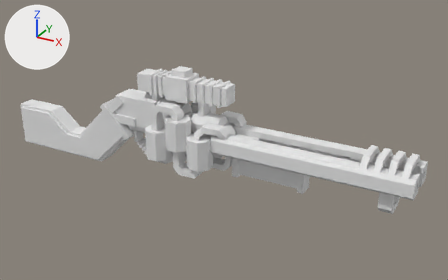
Before and after pictures for a commit that changed the OBJ model src/main/resources/assets/immersiveengineering/models/railgun.obj.
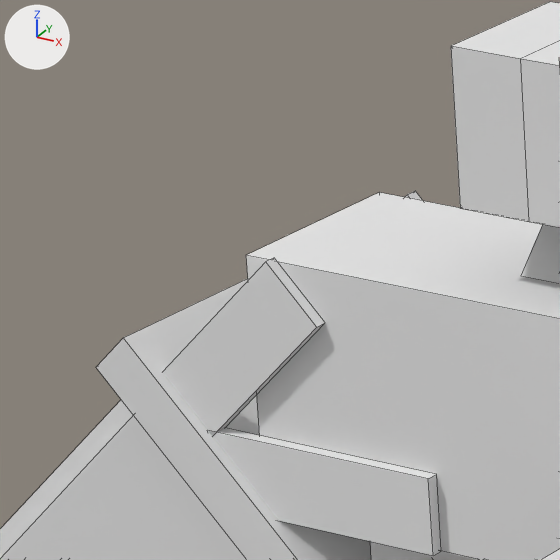
The first picture shows the older version from a camera (50 mm lens) standing at (5.73, -10.24, 5.25) and looking at (-0.03, 0.24, 0.01). The close-ups show both versions on the part from 20% to 33% of the width and 24% to 45% of the height of that picture; other places that the commit changed are outside them. Every picture has the same lights, and +X, +Y and +Z are marked at upper left. The close-ups show mesh edges as thin lines. Where no turn or scale is listed for an object, it has been applied to the vertices. Vertices at the same position are counted once.

The first close-up shows 'frame', 'grip', 'upgrade_scope', 'upgrade_speed'.
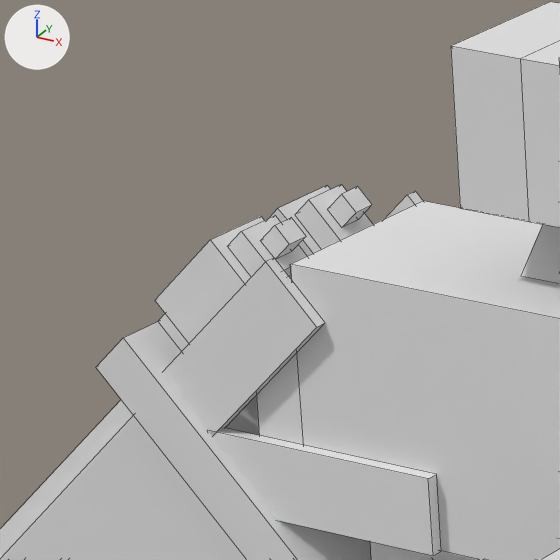
Pixel boxes [x1, y1, x2, y2] of what changed, in the close-ups (560 x 560 px):
'frame', reshaped
    before: [162, 191, 560, 560]
    after: [158, 191, 560, 560]
'tubes', added
    after: [155, 184, 373, 343]
part 1 of me_frame, built on
    before: [246, 192, 538, 446]
    after: [158, 201, 538, 446]

What changed in the scene script:
```text
Change me_frame:
    used by ob_frame; location = (0.0, 0.0, 0.0)
    remove me_frame.from_pydata(...)  # 134 vertices, 101 faces, 1 loose edge; spans x -2.75..1.81, y -0.31..0.31, z -0.56..0.76
    remove me_frame.materials.append(mat_none)  # white #e7e7e7
    add me_frame.from_pydata(...)  # 154 vertices, 116 faces; spans x -2.76..1.81, y -0.31..0.31, z -0.56..0.76
    me_frame part 1
    4 vertices are removed from x -2.69..-2.44, y -0.25..0.25, z 0.44..0.75
    5 faces are deleted
    1 loose edge is deleted
    16 vertices are added at x -2.76..-2.31, y -0.25..0.25, z 0.12..0.75
    8 new vertices lie (0.09, 0.0, -0.09) away from vertices in x -2.76..-2.72, y -0.19..0.19, z 0.51..0.56
    20 new faces join them
Add me_tubes:
    me_tubes.from_pydata(...)  # 48 vertices, 32 faces; spans x -2.74..-2.386, y -0.219..0.219, z 0.447..0.795
Add ob_tubes:
    ob_tubes = bpy.data.objects.new('tubes', me_tubes)
    ob_tubes.location = (0.0, 0.0, 0.0)
```
